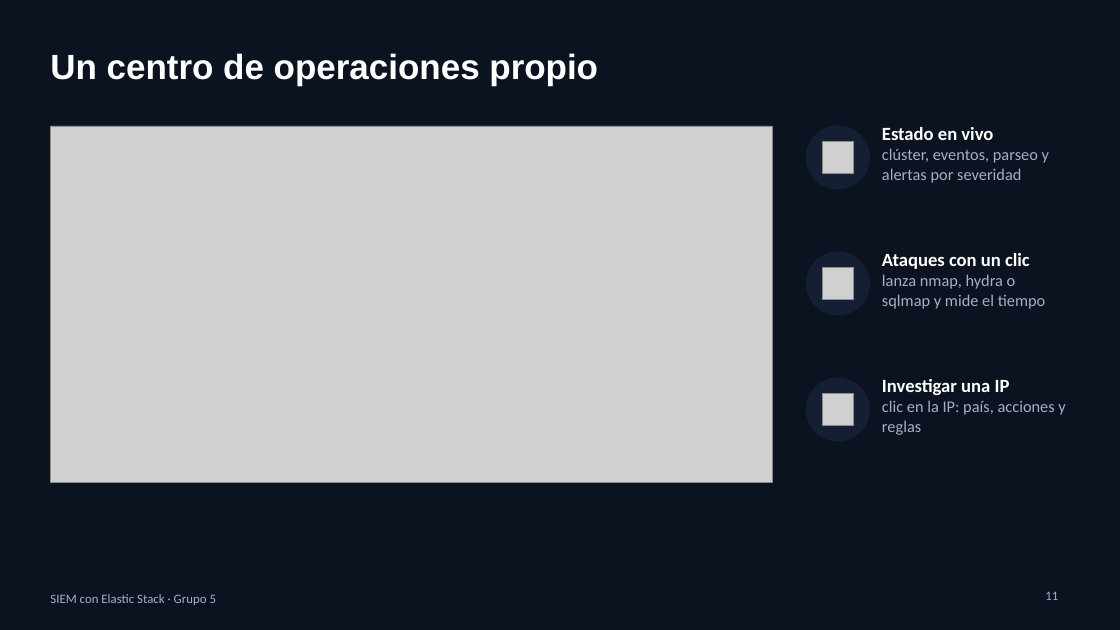
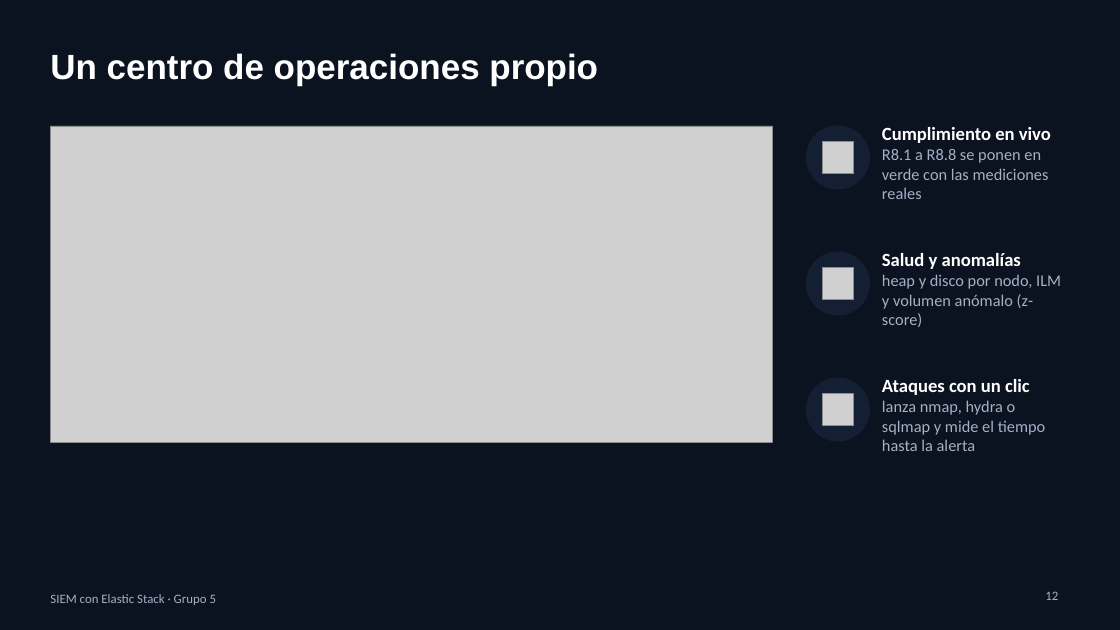
Before and after one commit to ballesterossmartsolutionssas/siem-elastic-grupo5, a slide deck: slide 12 of diapositivas/SIEM-Grupo5.pptx (slide 11 before the commit). Drawn at 1120x630 pixels with LibreOffice and Linux fonts; fonts in the diff are those of the drawing; grey boxes stand for pictures. Boxes give left, top, right and bottom in pixels: in the first picture for what was removed or moved away, otherwise in the second. Text is boxed around its words. In the diff, an @@ line names an element or a change of style, - is before the commit and + after.

Commit message:
Panel SOC: cumplimiento en vivo, salud, anomalías e investigación guiada; regla de anomalía new terms
- Franja R8.1-R8.8 que se pone en verde con las mediciones reales
- Salud del sistema: heap, disco y CPU por nodo, fases de ILM y retraso de la ingesta
- Detección de anomalías de volumen (z-score contra la línea base de 24 h)
- Incidentes agrupados por regla e IP, críticos arriba; top de IPs sin visitas normales
- Ficha de la IP con fallos, ingresos exitosos, puertos y herramienta
- Investigación guiada (R8.7 y R8.8): playbook con cronómetro que se guarda en siem-investigaciones
- reglas/08: ingreso SSH con usuario + IP nunca vistos en 7 días (new terms)
- Diapositivas (18) con Tecnologías, Investigación guiada y Conclusiones; guion y evidencias al día

```diff
--- a/diapositivas/SIEM-Grupo5.pptx
+++ b/diapositivas/SIEM-Grupo5.pptx
@@ picture: place and size @@
-picture at box(50, 126, 773, 483)
+picture at box(50, 126, 773, 442)
@@ text at box(882, 127, 1051, 199): text changed @@
-Estado en vivo
-clúster, eventos, parseo y alertas por severidad
+Cumplimiento en vivo
+R8.1 a R8.8 se ponen en verde con las mediciones reales
@@ text at box(882, 253, 1061, 327): text changed @@
-Ataques con un clic
-lanza nmap, hydra o sqlmap y mide el tiempo
+Salud y anomalías
+heap y disco por nodo, ILM y volumen anómalo (z-score)
@@ text at box(882, 379, 1046, 451): text changed @@
-Investigar una IP
-clic en la IP: país, acciones y reglas
+Ataques con un clic
+lanza nmap, hydra o sqlmap y mide el tiempo hasta la alerta
@@ page number at box(1045, 591, 1058, 600): text changed @@
-11
+12
```
Also in this commit, not shown: 7 other slides changed, 3 slides added, 15 other files.
